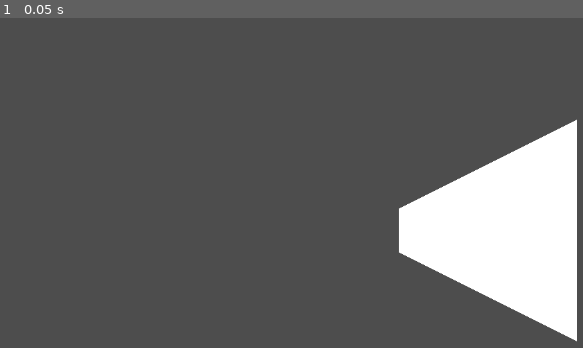
Above: before the commit, frame 1.
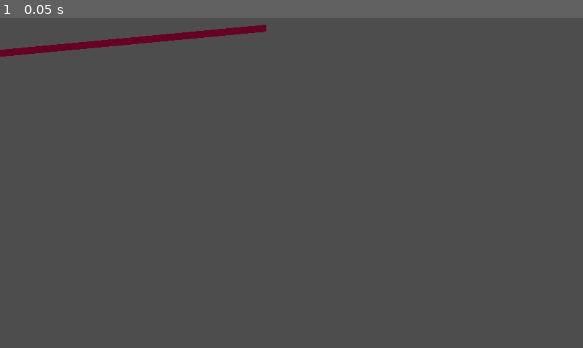
Above: after the commit, the same moment.

Repository: kit-solent/refrigerate
Game: Godot game, scene res://portals/portal.tscn
Same seed, same stepped clock (60 frames per second), same inputs: the game is played once before the commit and once after it. This scene is started directly instead of the project's main scene.
Inputs:
- Up to frame 1 (0.05 s): no input

The runs differ from the first frame. In frame 1, 13% of the frame differs, in the area x 0-99%, y 2-99%.

Commit message:
SaveBot commit at 2024-10-31 17:43:36

Diff:
--- a/portals/portal.gd
+++ b/portals/portal.gd
@@ -1,18 +1,15 @@
-extends Node2D
+class_name Portal extends Node2D
 
+@export var pair:Portal
 @export var point_a:Vector2 = 32 * Vector2.UP
 @export var point_b:Vector2 = 32 * Vector2.DOWN
 
 func _ready():
-	print(rad_to_deg(Vector2.ZERO.angle_to_point(Vector2(1,-1))))
-	print(rad_to_deg(Vector2.ZERO.angle_to_point(Vector2(1, 1))))
-	print(rad_to_deg(Vector2.ZERO.angle_to_point(Vector2(-1, 1))))
-	print(rad_to_deg(Vector2.ZERO.angle_to_point(Vector2(-1, -1))))
+	pair
+	$sub_viewport.world_2d
 
 func _process(delta: float):
-	if Input.is_action_just_pressed("debug key"):
-		$marker_2d.global_position = get_global_mouse_position()
-		set_view($marker_2d)
+	pass # use set_view here.
 
 func set_view(target:Node):
 	var target_pos = to_local(target.global_position)
@@ -24,39 +21,16 @@
 	var viewport_bottom_left = viewport_top_left + Vector2.DOWN * viewport_rect.size.y
 	var viewport_bottom_right = viewport_top_right + Vector2.DOWN * viewport_rect.size.y
 
-	# if the target is to the left of the portal
-	if target_pos.x < point_a.x:
-		if -target_pos.angle_to_point(point_a) > point_a.angle_to_point(viewport_top_left):
-			print("adding extra point")
+	$line_2d2.points = [
+		viewport_top_left * 0.9,
+		viewport_top_right * 0.9,
+		viewport_bottom_right * 0.9,
+		viewport_bottom_left * 0.9
+	]
 
-	# if the target is to the right of the portal
-	elif target_pos.x > point_a.x:
-		pass
+	var points = [point_a,point_b]
 
-	# if the target is vertically aligned with the portal
-	else:
-		pass
-
-	#
-	#var points = [
-		#Vector2(0,  height/2),
-		#Vector2(0, -height/2)
-	#]
-	#
-#
-	#var theta_a = atan((target_pos.y + height/2) / -target_pos.x)
-	#var theta_b = atan((target_pos.y - height/2) / -target_pos.x)
-	#
-	#var Ax = target_pos.x + distance * cos(theta_a)
-	#var Ay = target_pos.y - distance * sin(theta_a)
-	#
-	#var Bx = target_pos.x + distance * cos(theta_b)
-	#var By = target_pos.y - distance * sin(theta_b)
-	#
-	#points.append(Vector2(Ax, Ay) if Ay < By else Vector2(Bx, By))
-	#points.append(Vector2(Bx, By) if Ay < By else Vector2(Ax, Ay))
-	#
-	#$view.polygon = points
+	$view.polygon = points
 	#$line_2d2.points = points
 
 func get_cast_point(target:Vector2, cast_point:Vector2, bounds:Rect2):
@@ -81,15 +55,29 @@
 
 	var angle = target.angle_to_point(cast_point)
 
+	var direction = cast_point - target
+	var xMult = 0
+	var yMult = 0
+
+	if direction.x != 0:
+		if direction.x > 0:
+			print(viewport_top_right.x - target.x)
+			print(direction.x)
+			xMult = (viewport_top_right.x - target.x)/direction.x
+		else:
+			print(viewport_top_left.x - target.x)
+			print(direction.x)
+			xMult = (viewport_top_left.x - target.x)/direction.x
+
+	print(xMult)
+
 	# so that the angle is only ever positive
 	if angle < 0:
 		angle += 2*PI
 
-	if angle_br < angle <= angle_bl:
-		print("The angle is down including the bottom left point.")
-	elif angle_bl < angle <= angle_tl:
-		print("The angle is to the left including the top left point.")
-	elif angle_tl < angle <= angle_tr:
-		print("The angle is upwards including the top right point.")
-	elif angle_tr < angle <= angle_br:
-		print("The angle is to the right including the bottom right point.")
+
+func to_local_rect(rect:Rect2):
+	"""
+	Converts a rect in global coordinates to local coordinates.
+	"""
+	return Rect2(to_local(rect.position), rect.size)
--- a/portals/portal.tscn
+++ b/portals/portal.tscn
@@ -1,6 +1,9 @@
-[gd_scene load_steps=2 format=3 uid="uid://ctwsyo8iq6tg8"]
+[gd_scene load_steps=3 format=3 uid="uid://ctwsyo8iq6tg8"]
 
 [ext_resource type="Script" path="res://portals/portal.gd" id="1_pu3ti"]
+
+[sub_resource type="ViewportTexture" id="ViewportTexture_dyx04"]
+viewport_path = NodePath("sub_viewport")
 
 [node name="portal" type="Node2D"]
 script = ExtResource("1_pu3ti")
@@ -13,10 +16,16 @@
 position = Vector2(-64, 0)
 
 [node name="view" type="Polygon2D" parent="."]
+texture = SubResource("ViewportTexture_dyx04")
 polygon = PackedVector2Array(0, 32, 0, -32, 256, -160, 256, 160)
-
-[node name="camera_2d" type="Camera2D" parent="."]
+uv = PackedVector2Array(0, 32, 0, -32, 256, -160, 256, 160)
 
 [node name="line_2d2" type="Line2D" parent="."]
-width = 1.0
+points = PackedVector2Array(112, -104, -208, 88, 384, 32)
 default_color = Color(0.400635, 0, 0.140478, 1)
+
+[node name="sub_viewport" type="SubViewport" parent="."]
+disable_3d = true
+transparent_bg = true
+
+[node name="camera_2d" type="Camera2D" parent="sub_viewport"]
